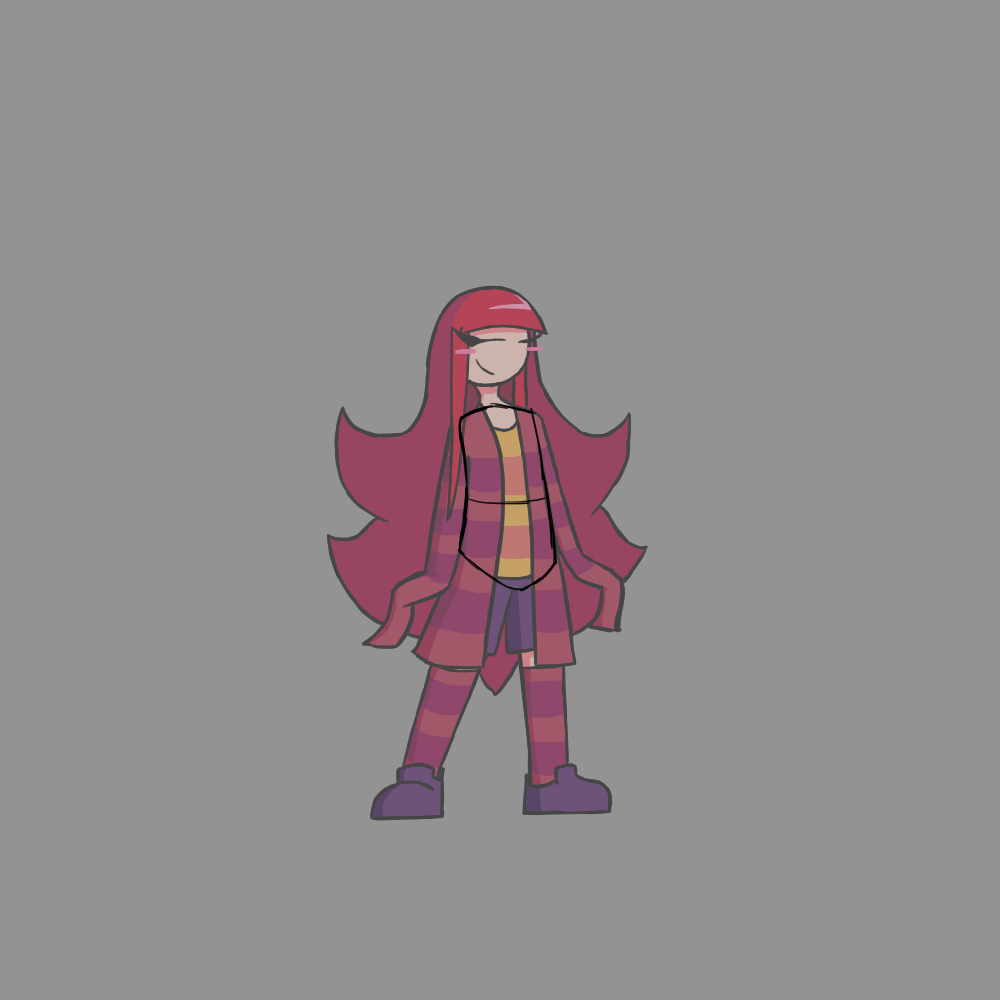
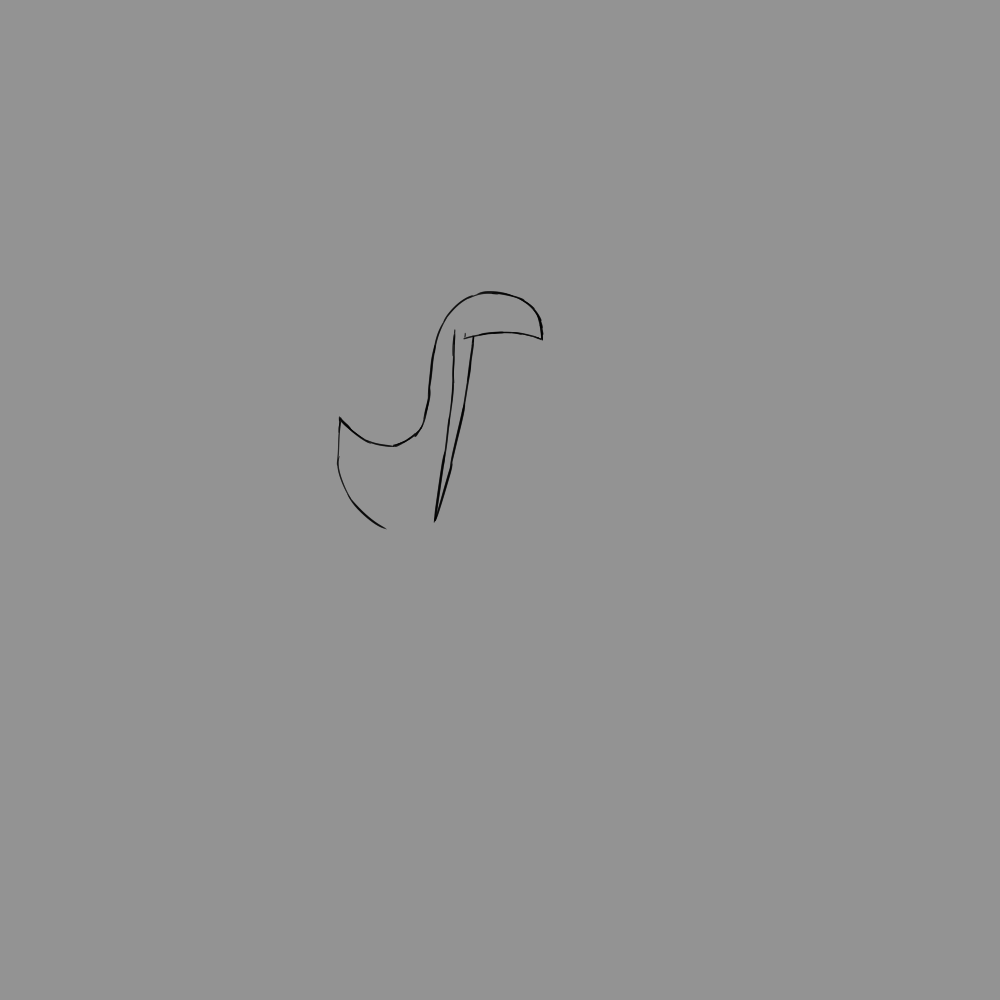
Comparing the layer stacks of the two 1000 x 1000 images. Changes:
added layer "Capa de pintura 4" above "Capa de pintura 3" over [327, 285, 576, 640]
added layer "Capa de pintura 3" above "Agrupar 2" over [327, 320, 512, 640]
renamed "Capa de pintura 1" to "TORSO", moved it into group "Agrupar 2", painted on it over [441, 379, 576, 640]
renamed "Capa de pintura 2" to "LEG1", opacity 100% → 36%, moved it into group "Agrupar 2", painted on it over [355, 485, 547, 805]
hid "Capa de pintura 1(pegado)" (2nd of 2), opacity 53% → 29%, painted on it over [327, 285, 648, 821]
